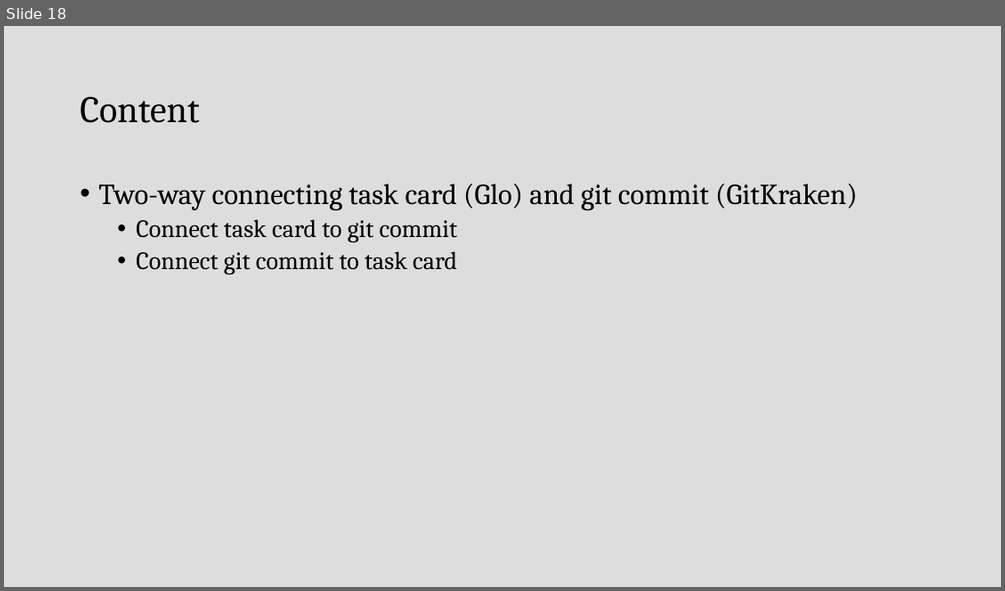
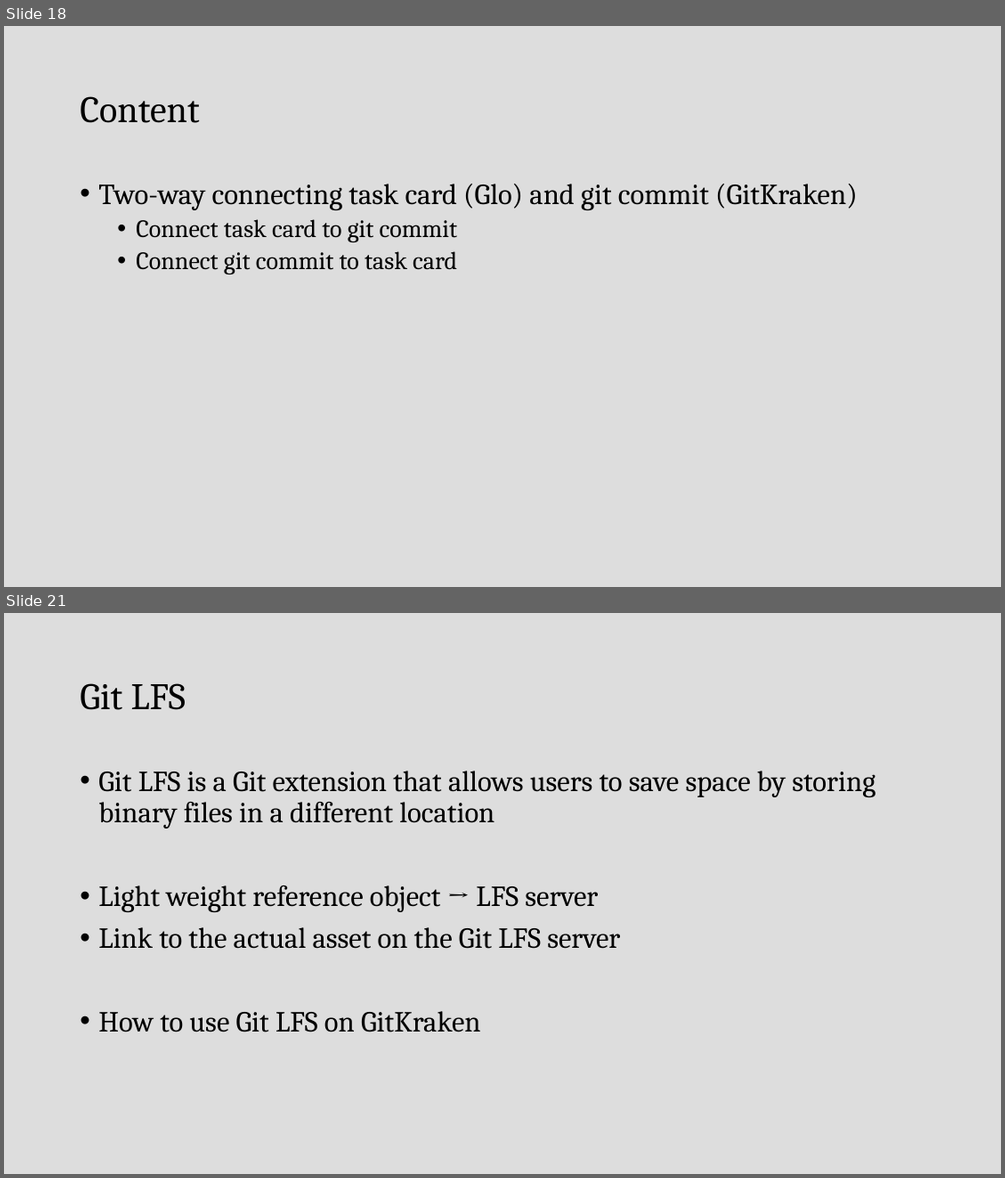
Before and after one commit to hsybb0918/git-tutorial, a slide deck: GitTutorialPPT.pptx. Shown one above the other, each under a label of ours: slide 18 before the commit, slides 18 and 21 after it; the slides between them are not shown. The pictures are 1005x591 and 1005x1178 pixels, drawn with LibreOffice and Linux fonts; fonts in the diff are those of the drawing. Boxes give left, top, right and bottom in pixels: in the first picture for what was removed or moved away, otherwise in the second. Text is boxed around its words. In the diff, an @@ line names an element or a change of style, - is before the commit and + after.

```diff
--- a/GitTutorialPPT.pptx
+++ b/GitTutorialPPT.pptx
@@ slide 21 added at (4,613,1001,1174), background #DDDDDD @@
@@ title added at (80,683,186,710), 36 pt, text #000000 @@
+Git LFS
@@ text added at (98,771,875,1032), 28 pt, text #000000 @@
+• Git LFS is a Git extension that allows users to save space by storing binary files in a different location
+• Light weight reference object → LFS server
+• Link to the actual asset on the Git LFS server
+• How to use Git LFS on GitKraken
```
Also in this commit, not shown: 2 other slides added.
